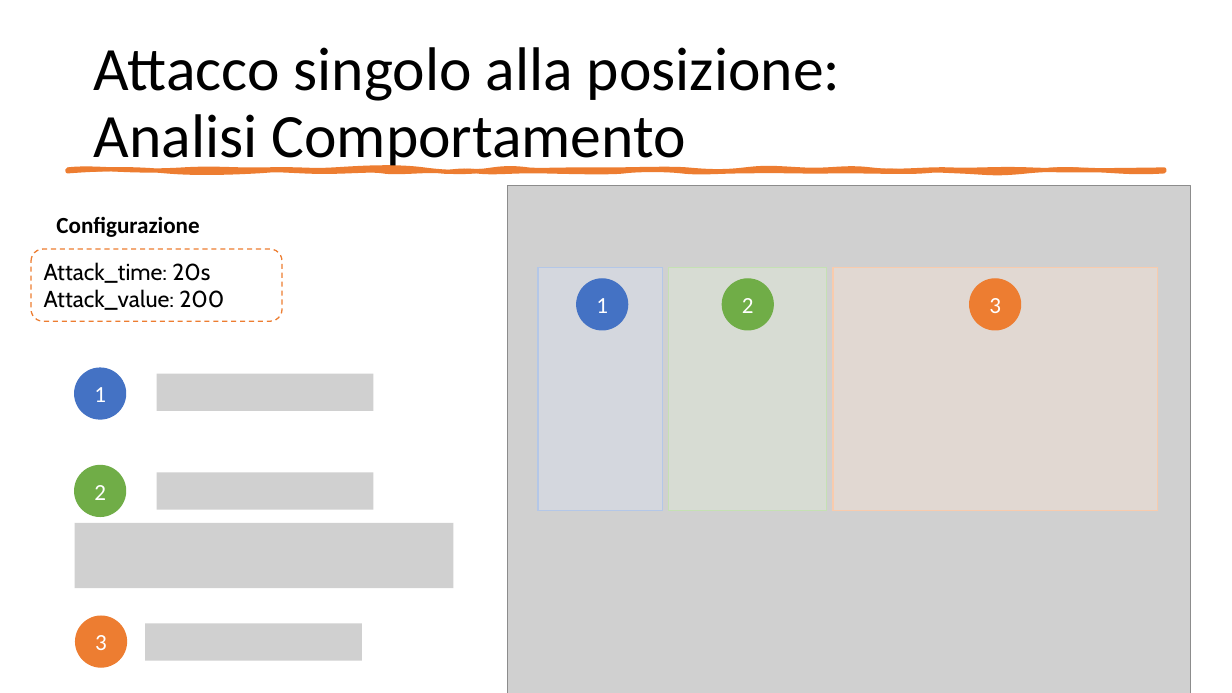
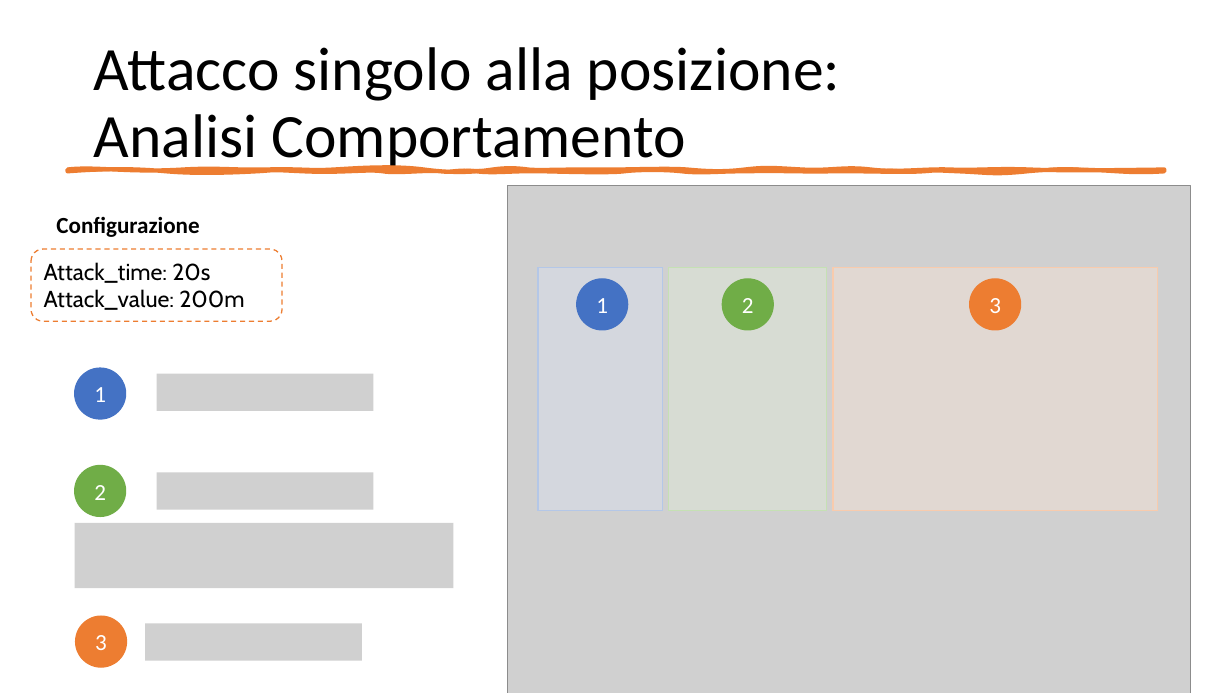
Before and after one commit to gerti98/FormalMethodsProject, a slide deck: slide 32 of Leading Car – Following Car.pptx. Drawn at 1232x693 pixels with LibreOffice and Linux fonts; fonts in the diff are those of the drawing; grey boxes stand for pictures. Boxes give left, top, right and bottom in pixels: in the first picture for what was removed or moved away, otherwise in the second. Text is boxed around its words. In the diff, an @@ line names an element or a change of style, - is before the commit and + after.

```diff
--- a/Leading Car – Following Car.pptx
+++ b/Leading Car – Following Car.pptx
@@ text in rounded rectangle at [44, 289, 244, 310]: text changed @@
-Attack_value: 200
+Attack_value: 200m
```
Also in this commit, not shown: 13 other slides changed.
